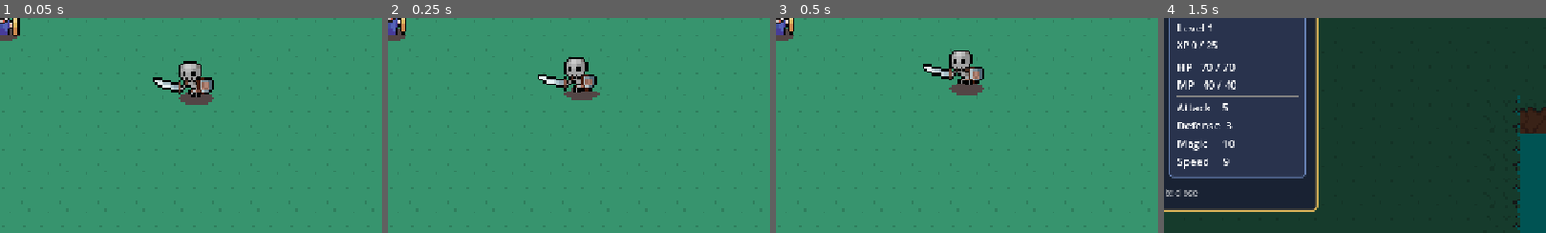
Above: before the commit, frames 1-4 (left to right).
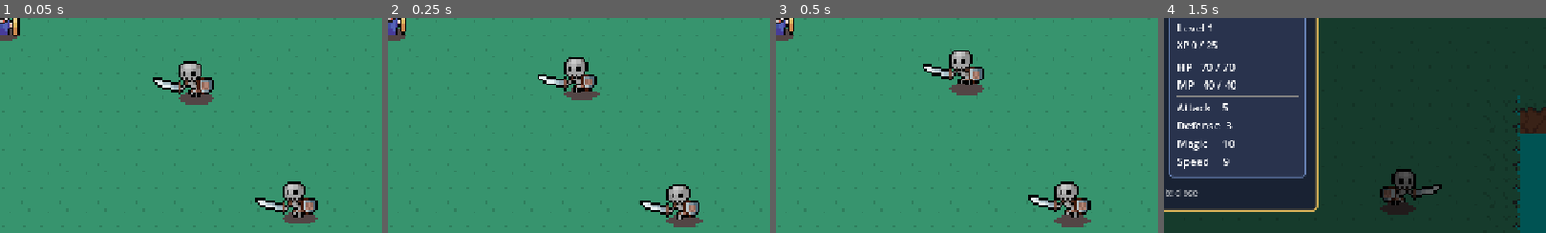
Above: after the commit, the same moments.

Repository: MystiriMan87/Taiyaki-Project-Game
Game: Godot game, scene res://Scenes/overworld.tscn
Two runs of this game, one before a commit and one after it. Both use one fixed random seed, a clock stepped at 60 frames per second and the inputs below.
Inputs (mouse positions are % of the whole screen's width and height, from its top left):
- Up to frame 1 (0.05 s): no input
- Up to frame 2 (0.25 s): no input
- Up to frame 3 (0.5 s): no input
- Up to frame 4 (1.5 s): tap Enter (ui_accept) at 0.5, 0.77 s; move the mouse to (72, 45) at 0.52 s; hold Right (ui_right) 0.53-1.28 s; tap H at 0.6 s; click (72, 45) at 0.67 s; move the mouse to (30, 55) at 1.27 s; hold Down (ui_down) from 1.28 s (still down); tap Tab at 1.35 s
The pictures show only the part of the screen within x 50-100%, y 50-100%; the shares and areas given below are measured in that part.

The runs differ from the first frame. In frame 1, 1.7% of the frame differs, in the area x 66-84%, y 76-96%; in frame 2, 1.7%; in frame 3, 1.8%, in the area x 66-83%, y 76-98%; in frame 4, 1.7%.

Commit message:
added some more tweaks to the merging system

Diff:
--- a/Data/greatsword_skeleton/greatsword_skeleton.tres
+++ b/Data/greatsword_skeleton/greatsword_skeleton.tres
@@ -9,11 +9,11 @@
 [resource]
 script = ExtResource("5_nvbmo")
 display_name = "Sworder"
+attack = 20
 sprite_frames = ExtResource("4_nekc2")
 battle_scale = 4.0
 hp_bar_offset = 40.0
 actions = Array[ExtResource("1_q7cto")]([ExtResource("2_mixrb"), ExtResource("3_mur1a")])
 overworld_frames = ExtResource("4_nekc2")
-recruitable = true
 recruit_chance = 0.0
 metadata/_custom_type_script = "uid://dqvwo37xxrj4g"
--- a/Data/skeleton/armored_skeleton.tres
+++ b/Data/skeleton/armored_skeleton.tres
@@ -1,7 +1,8 @@
-[gd_resource type="Resource" script_class="CharacterStats" load_steps=5 format=3 uid="uid://b888wbfo4784l"]
+[gd_resource type="Resource" script_class="CharacterStats" load_steps=6 format=3 uid="uid://b888wbfo4784l"]
 
 [ext_resource type="Script" uid="uid://dd50utfwvmokr" path="res://Scripts/battle_action.gd" id="1_f7jlo"]
 [ext_resource type="Resource" uid="uid://hcxwtqo03dfb" path="res://Data/skeleton/axe_swing.tres" id="2_f7jlo"]
+[ext_resource type="Resource" uid="uid://calvps0bu2fc2" path="res://Data/greatsword_skeleton/greatsword_skeleton.tres" id="3_dxhbt"]
 [ext_resource type="SpriteFrames" uid="uid://cvlci4bqia78v" path="res://Data/skeleton/armored_skeleton_frames.tres" id="3_f7jlo"]
 [ext_resource type="Script" uid="uid://dqvwo37xxrj4g" path="res://Scripts/character_stats.gd" id="3_wuxsx"]
 
@@ -17,4 +18,5 @@
 actions = Array[ExtResource("1_f7jlo")]([ExtResource("2_f7jlo")])
 footprint_height = 100.0
 overworld_frames = ExtResource("3_f7jlo")
+evolves_into = ExtResource("3_dxhbt")
 metadata/_custom_type_script = "uid://dqvwo37xxrj4g"
--- a/Scenes/overworld.tscn
+++ b/Scenes/overworld.tscn
@@ -87,7 +87,34 @@
 y_sort_enabled = true
 position = Vector2(2075, 353)
 scale = Vector2(4, 4)
-stats = ExtResource("4_hf0oe")
+stats = ExtResource("5_2ngsa")
+extra_pool = Array[ExtResource("3_rmeny")]([ExtResource("5_2ngsa"), ExtResource("8_c0h7r")])
+battle_backgrounds = Array[Texture2D]([ExtResource("9_auytq")])
+chase_range = 150.0
+
+[node name="OverworldEnemy7" parent="." instance=ExtResource("4_2ngsa")]
+y_sort_enabled = true
+position = Vector2(2081, 85)
+scale = Vector2(4, 4)
+stats = ExtResource("5_2ngsa")
+extra_pool = Array[ExtResource("3_rmeny")]([ExtResource("5_2ngsa"), ExtResource("8_c0h7r")])
+battle_backgrounds = Array[Texture2D]([ExtResource("9_auytq")])
+chase_range = 150.0
+
+[node name="OverworldEnemy8" parent="." instance=ExtResource("4_2ngsa")]
+y_sort_enabled = true
+position = Vector2(1840, 381)
+scale = Vector2(4, 4)
+stats = ExtResource("5_2ngsa")
+extra_pool = Array[ExtResource("3_rmeny")]([ExtResource("5_2ngsa"), ExtResource("8_c0h7r")])
+battle_backgrounds = Array[Texture2D]([ExtResource("9_auytq")])
+chase_range = 150.0
+
+[node name="OverworldEnemy9" parent="." instance=ExtResource("4_2ngsa")]
+y_sort_enabled = true
+position = Vector2(735, 418)
+scale = Vector2(4, 4)
+stats = ExtResource("5_2ngsa")
 extra_pool = Array[ExtResource("3_rmeny")]([ExtResource("5_2ngsa"), ExtResource("8_c0h7r")])
 battle_backgrounds = Array[Texture2D]([ExtResource("9_auytq")])
 chase_range = 150.0
@@ -96,7 +123,7 @@
 y_sort_enabled = true
 position = Vector2(1601, 328)
 scale = Vector2(4, 4)
-stats = ExtResource("4_hf0oe")
+stats = ExtResource("5_2ngsa")
 extra_pool = Array[ExtResource("3_rmeny")]([ExtResource("5_2ngsa"), ExtResource("8_c0h7r")])
 battle_backgrounds = Array[Texture2D]([ExtResource("9_auytq")])
 chase_range = 150.0
@@ -151,10 +178,10 @@
 
 [node name="ColorRect" type="ColorRect" parent="."]
 z_index = -51
-offset_left = -1906.0
-offset_top = -1543.0
-offset_right = 3310.0
-offset_bottom = 1908.0
+offset_left = -2017.0
+offset_top = -1600.0
+offset_right = 3199.0
+offset_bottom = 1851.0
 color = Color(1.732707e-06, 0.8088838, 0.8088833, 1)
 
 [node name="Tree" parent="." instance=ExtResource("11_v1c68")]
